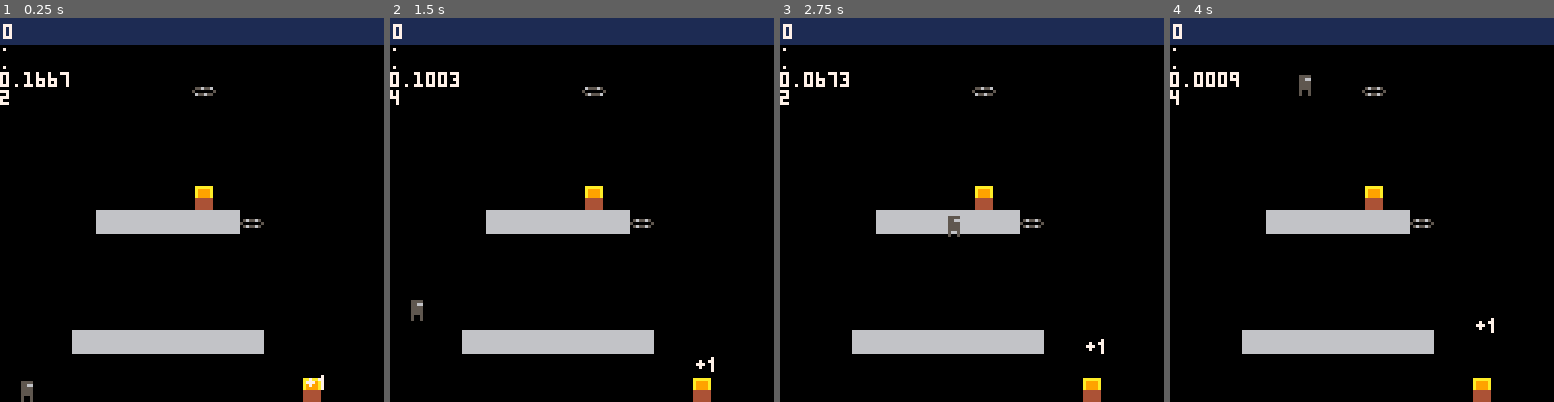
Above: before the commit, frames 1-4 (left to right).
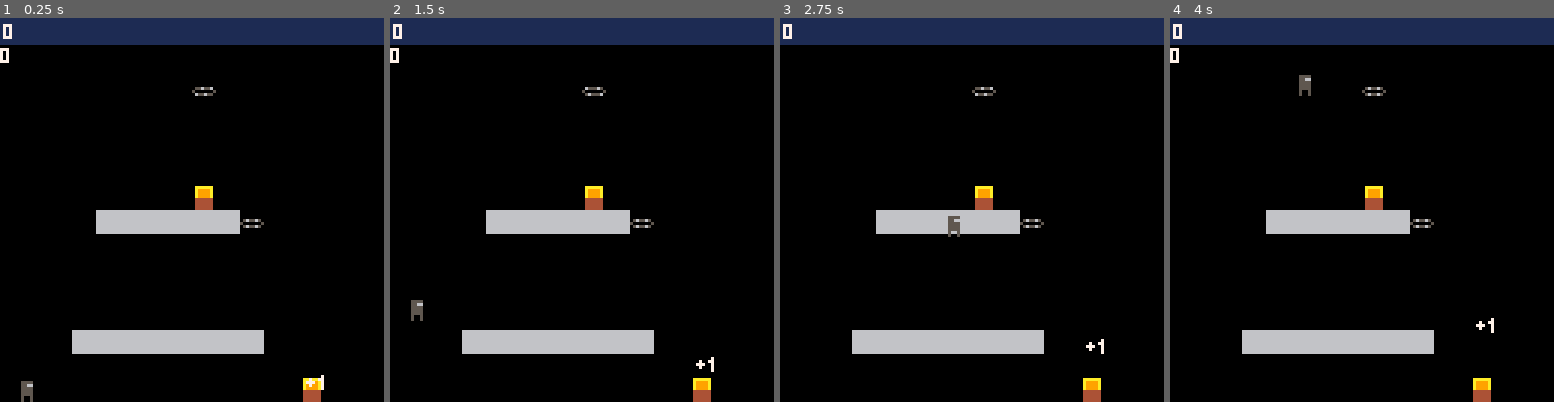
Above: after the commit, the same moments.

Repository: guyguy2001/pico8-games
Game: PICO-8 cartridge games/incremental.p8
Two runs of this game, one before a commit and one after it. Both use one fixed random seed, a clock stepped at 60 frames per second and the inputs below.
Inputs:
- Up to frame 1 (0.25 s): no input
- Up to frame 2 (1.5 s): tap O (Z key) at 0.7 s
- Up to frame 3 (2.75 s): hold Right 1.6-2.1 s; tap O (Z key) at 1.7, 2.1, 2.5 s; hold Right from 2.47 s (still down)
- Up to frame 4 (4 s): tap O (Z key) at 2.9, 3.3, 3.7 s; release Right at 3.03 s; hold Left 3.08-3.58 s

The runs differ from the first frame. In frame 1, 0.4% of the frame differs, in the area x 0-18%, y 7-23%; in frame 2, 0.5%; in frame 3, 0.4%; in frame 4, 0.5%.

Commit message:
Incremental stuff

Diff:
--- a/games/incremental.p8
+++ b/games/incremental.p8
@@ -9,53 +9,102 @@
 	wall=1,
 }
 
+
 function _init()
+	log_offset.y = 10
 	player = {
+		name="player",
 		pos={x=5, y=128-8},
 		v={x=0, y=0},
 		size={x=3, y=8}
 	}
 	treasure = {
+		name="treasure",
 		pos={x=100, y=120},
 		timer=2,
 		action=on_treasure,
 	}
 	particle = {
+		name = "particle",
 		pos={x=100, y=120},
 		v={x=0,y=-5},
 		sprite=3,
 	}
 	conveyer = {
+		name="conveyeur",
 		pos={x=64, y=20},
 		sprites={17, 18, 19, 20},
 		curr_sprite=1,
 		anim_timer=0.2,
 	}
-end
-
-function ground_collision(e)
+	collectible = {
+		pos = {x=47, y=9}
+	}
+end
+
+function _player_feet(e)
+	return {x=e.pos.x + e.size.x/2, y=e.pos.y+e.size.y-1}
+end
+
+function ground_collision(e, prev_feet)
 	e.grounded = false
 	if e.size and e.v and e.v.y > 0 then
-		local feet = {x=e.pos.x + e.size.x/2, y=e.pos.y+e.size.y-1}
-		local at_feet = mget(feet.x/8, feet.y/8)
-		if fget(at_feet) & f.wall != 0 then
-				e.v.y = 0
-				local new_feet = {
-					x=feet.x, y=flr((feet.y+1)/8)*8-1
-				}
-				e.pos.y = new_feet.y-player.size.y+1
-				e.grounded = true
+		local feet = _player_feet(e)
+		-- check all mid squares
+	 local dh = feet.y - prev_feet.y
+	 dh = flr(dh/8)
+	 log(dh)
+		for i=0,dh do
+			local x = feet.x
+			local y = feet.y - i*8
+			local at_feet = mget(feet.x/8, y/8)
+			if fget(at_feet) & f.wall != 0 then
+					e.v.y = 0
+					local new_feet = {
+						x=x, y=flr((y+1)/8)*8-1
+					}
+					e.pos.y = new_feet.y-player.size.y+1
+					e.grounded = true
+			end
 		end
 	end
 end
 
 function _update_ent(e)
+	if e.size and e.v then
+		prev_feet = _player_feet(e)
+	end
 	e.pos = vadd(e.pos, vmul(e.v, dt))
-	ground_collision(e)
+	if e.size and e.v then
+		ground_collision(e, prev_feet)
+	end
+end
+
+function update_camera()
+	local cam={
+		x=round_to(player.pos.x, 128),
+		y=round_to(player.pos.y, 128)
+	}
+	camera(
+		cam.x,
+		cam.y
+	)
+end
+
+function _handle_markers()
+	for x=0,127 do
+		for y=0,31 do
+			local s = mget(x,y)
+			if s == 61 do
+				// pos debug
+				log({x=x, y=y})
+			end
+		end
+	end
 end
 
 function _update()
-	cls()
+	_handle_markers()
 	if btn(➡️) then player.v.x = hspeed
 	elseif btn(⬅️) then player.v.x = -hspeed
 	else player.v.x = 0 end
@@ -73,11 +122,6 @@
 	if not conveyer.anim_timer_c then
 		conveyer.anim_timer_c = conveyer.anim_timer
 	end
-	print(".")
-		print(".")
-			print(".")
-	print(conveyer.anim_timer_c)
-		print(conveyer.curr_sprite)
 	conveyer.anim_timer_c -= dt
 	if conveyer.anim_timer_c <= 0 then
 		conveyer.anim_timer_c += conveyer.anim_timer
@@ -86,6 +130,7 @@
 			conveyer.curr_sprite = 1
 		end
 	end
+	update_camera()
 end
 
 function draw_ent(e)
@@ -104,6 +149,7 @@
 end
 
 function _draw()
+	cls()
 	map()
 	spr(1, player.pos.x, player.pos.y)
 	spr(2, treasure.pos.x, treasure.pos.y)
@@ -115,10 +161,13 @@
 	draw_ent(particle)
 	draw_ent(conveyer)
 
-	draw_hud()
+	camera()
+ draw_hud()
+	draw_log()
 	--map()
 end
 -->8
+// vectors
 function dist(p1, p2)
 	return sqrt(
 		(p1.x-p2.x)*(p1.x-p2.x)+
@@ -133,10 +182,77 @@
 function vmul(p, s)
 	return {x=p.x*s, y=p.y*s}
 end
+
+
+// math
+function round_to(x, n)
+	return flr(x / n) * n
+end
 -->8
 function on_treasure(e)
 	inv.gold += 1
 	spawn_particle(e)
+end
+-->8
+// -- log --
+log_buff = {}
+log_offset = {x=0, y=0}
+
+function log(text, c)
+	if not c then
+		c = 7
+	end
+	add(log_buff, {qq(text), c})
+	print(qq(text), c) // see it if game crashes
+end
+
+function draw_log()
+	cursor(log_offset.x, log_offset.y)
+
+	for item in all(log_buff) do
+		print(item[1], item[2])
+	end
+	log_buff = {}
+end
+
+
+-- pq-debugging v11, by  @pancelor
+-- https://www.lexaloffle.com/bbs/?tid=42367
+printh'---'
+
+-- quote all args and print to host console
+-- usage:
+--   pq("handles nils", many_vars, {tables=1, work=22, too=333})
+function pq(...)
+	printh(qq(...))
+	return ...
+end
+
+-- quote all arguments into a string,
+-- usage:
+--   x=2 y=3 ?qq("x",x,"y",y)
+function qq(...)
+	local res=""
+	for ix=1,select("#",...) do
+		res..=_quote(select(ix,...),4).." "
+	end
+	return res
+end
+
+-- quote a single thing
+-- like tostr(), but works for tables too
+-- (don't call this directly; call pq or qq instead)
+function _quote(tab,maxdepth)
+	--avoid inf loop
+	if type(tab)~="table" or maxdepth<=0 then
+		return tostr(tab)
+	end
+
+	local res="{"
+	for k,v in next,tab do
+		res..=tostr(k).."=".._quote(v,maxdepth-1)..","
+	end
+	return res.."}"
 end
 __gfx__
 00000000000000000aaaaaa000000000000000000000000000000000000000000000000000000000000000000000000000000000000000000000000000000000
@@ -165,10 +281,11 @@
 00000000000000000000000000000000000000000000000000000000000000000000000000000000000000000000000000000000000000000000000000000000
 00000000000000000000000000000000000000000000000000000000000000000000000000000000000000000000000000000000000000000000000000000000
 00000000000000000000000000000000000000000000000000000000000000000000000000000000000000000000000000000000000000000000000000000000
-00000000000000000000000000000000000000000000000000000000000000000000000000000000000000000000000000000000000000000000000000000000
-00000000000000000000000000000000000000000000000000000000000000000000000000000000000000000000000000000000000000000007000000007000
-00000000000000000000000000000000000000000000000000000000000000000000000000000000000000000000000000000000000000000007000000007000
-00000000000000000000000000000000000000000000000000000000000000000000000000000000000000000000000000000000000000000007770000777000
+00000000000000000000000000000000000000000000000000000000000000000000000000000000000000000000000000000000060606060000000000000000
+00000000000000000000000000000000000000000000000000000000000000000000000000000000000000000000000000000000006000600007000000007000
+00000000000000000000000000000000000000000000000000000000000000000000000000000000000000000000000000000000060600600007000000007000
+00000000000000000000000000000000000000000000000000000000000000000000000000000000000000000000000000000000000060000007770000777000
+00000000000000000000000000000000000000000000000000000000000000000000000000000000000000000000000000000000000600000000000000000000
 __gff__
 0000000000000000000000000000000003000000000000000000000000000000000000000000000000000000000000000000000000000000000000000000000000000000000000000000000000000000000000000000000000000000000000000000000000000000000000000000000000000000000000000000000000000000
 0000000000000000000000000000000000000000000000000000000000000000000000000000000000000000000000000000000000000000000000000000000000000000000000000000000000000000000000000000000000000000000000000000000000000000000000000000000000000000000000000000000000000000
@@ -182,11 +299,18 @@
 0000000000000000000000000000000000000000000000000000000000000000000000000000000000000000000000000000000000000000000000000000000000000000000000000000000000000000000000000000000000000000000000000000000000000000000000000000000000000000000000000000000000000000
 0000000000000000020000000000000000000000000000000000000000000000000000000000000000000000000000000000000000000000000000000000000000000000000000000000000000000000000000000000000000000000000000000000000000000000000000000000000000000000000000000000000000000000
 0000000010101010101011000000000000000000000000000000000000000000000000000000000000000000000000000000000000000000000000000000000000000000000000000000000000000000000000000000000000000000000000000000000000000000000000000000000000000000000000000000000000000000
-0000000000000000000000000000000000000000000000000000000000000000000000000000000000000000000000000000000000000000000000000000000000000000000000000000000000000000000000000000000000000000000000000000000000000000000000000000000000000000000000000000000000000000
-0000000000000000000000000000000000000000000000000000000000000000000000000000000000000000000000000000000000000000000000000000000000000000000000000000000000000000000000000000000000000000000000000000000000000000000000000000000000000000000000000000000000000000
-0000000000000000000000000000000000000000000000000000000000000000000000000000000000000000000000000000000000000000000000000000000000000000000000000000000000000000000000000000000000000000000000000000000000000000000000000000000000000000000000000000000000000000
-0000000000000000000000000000000000000000000000000000000000000000000000000000000000000000000000000000000000000000000000000000000000000000000000000000000000000000000000000000000000000000000000000000000000000000000000000000000000000000000000000000000000000000
-0000001010101010101010000000000000000000000000000000000000000000000000000000000000000000000000000000000000000000000000000000000000000000000000000000000000000000000000000000000000000000000000000000000000000000000000000000000000000000000000000000000000000000
-0000000000000000000000000000000000000000000000000000000000000000000000000000000000000000000000000000000000000000000000000000000000000000000000000000000000000000000000000000000000000000000000000000000000000000000000000000000000000000000000000000000000000000
-0000000000000000000000000000000000000000000000000000000000000000000000000000000000000000000000000000000000000000000000000000000000000000000000000000000000000000000000000000000000000000000000000000000000000000000000000000000000000000000000000000000000000000
-1010101010101010101010101010101010000000000000000000000000000000000000000000000000000000000000000000000000000000000000000000000000000000000000000000000000000000000000000000000000000000000000000000000000000000000000000000000000000000000000000000000000000000
+00000000000000000000000000000000000000000000000000000000000000000000000010101010000000000000002d0000000000000000000000000000000000000000000000000000000000000000000000000000000000000000000000000000000000000000000000000000000000000000000000000000000000000000
+0000000000000000000000000000000000000000000000000000000000000000000000000000000000000000000000000000000000000000000000000000000000000000000000000000000000000000000000000000000000000000000000000000000000000000000000000000000000000000000000000000000000000000
+0000000000000000000000000000000000000000000000000000000010101010000000000000000000000000000000000000000000000000000000000000000000000000000000000000000000000000000000000000000000000000000000000000000000000000000000000000000000000000000000000000000000000000
+0000000000000000000000000000000000000000000000000000000000000000000000000000000000000000000000000000000000000000000000000000000000000000000000000000000000000000000000000000000000000000000000000000000000000000000000000000000000000000000000000000000000000000
+0000001010101010101010000000000000000000101010100000000000000000000000000000000000000000000000000000000000000000000000000000000000000000000000000000000000000000000000000000000000000000000000000000000000000000000000000000000000000000000000000000000000000000
+0000000000000000000000000000000000000000000000000000000000000000000000000000000000000000000000000000000000000000000000000000000000000000000000000000000000000000000000000000000000000000000000000000000000000000000000000000000000000000000000000000000000000000
+0000000000000000000000000000000000000000000000000000000000000000000000000000000000000000000000000000000000000000000000000000000000000000000000000000000000000000000000000000000000000000000000000000000000000000000000000000000000000000000000000000000000000000
+1010101010101010101010101010101010101010101010101010101010101010101010101010101010101010101010101010101010101010101010101010101010101010100000000000000000000000000000000000000000000000000000000000000000000000000000000000000000000000000000000000000000000000
+1000000000000000000000000000000000000000000000000000000000001000000000000000000000000000000000000000000000000000000000000000000000000000000000000000000000000000000000000000000000000000000000000000000000000000000000000000000000000000000000000000000000000000
+0000000000000000000000000000000000000000000000000000000000000000000000000000000000000000000000000000000000000000000000000000000000000000000000000000000000000000000000000000000000000000000000000000000000000000000000000000000000000000000000000000000000000000
+0000000000000000000000000000000000000000000000000000000000000000000000000000000000000000000000000000000000000000000000000000000000000000000000000000000000000000000000000000000000000000000000000000000000000000000000000000000000000000000000000000000000000000
+0000000000000000000000000000000000000000000000000000000000000000000000000000000000000000000000000000000000000000000000000000000000000000000000000000000000000000000000000000000000000000000000000000000000000000000000000000000000000000000000000000000000000000
+0000000000000000000000000000000000000000000000000000000000000000000000000000000000000000000000000000000000000000000000000000000000000000000000000000000000000000000000000000000000000000000000000000000000000000000000000000000000000000000000000000000000000000
+0000000000000000000000000000000000000000000000000000000000000000000000000000000000000000000000000000000000000000000000000000000000000000000000000000000000000000000000000000000000000000000000000000000000000000000000000000000000000000000000000000000000000000
+0000000000000000000000000000000000000000000000000000000000000000000000000000000002000000000000000000000000000000000000000000000000000000000000000000000000000000000000000000000000000000000000000000000000000000000000000000000000000000000000000000000000000000
